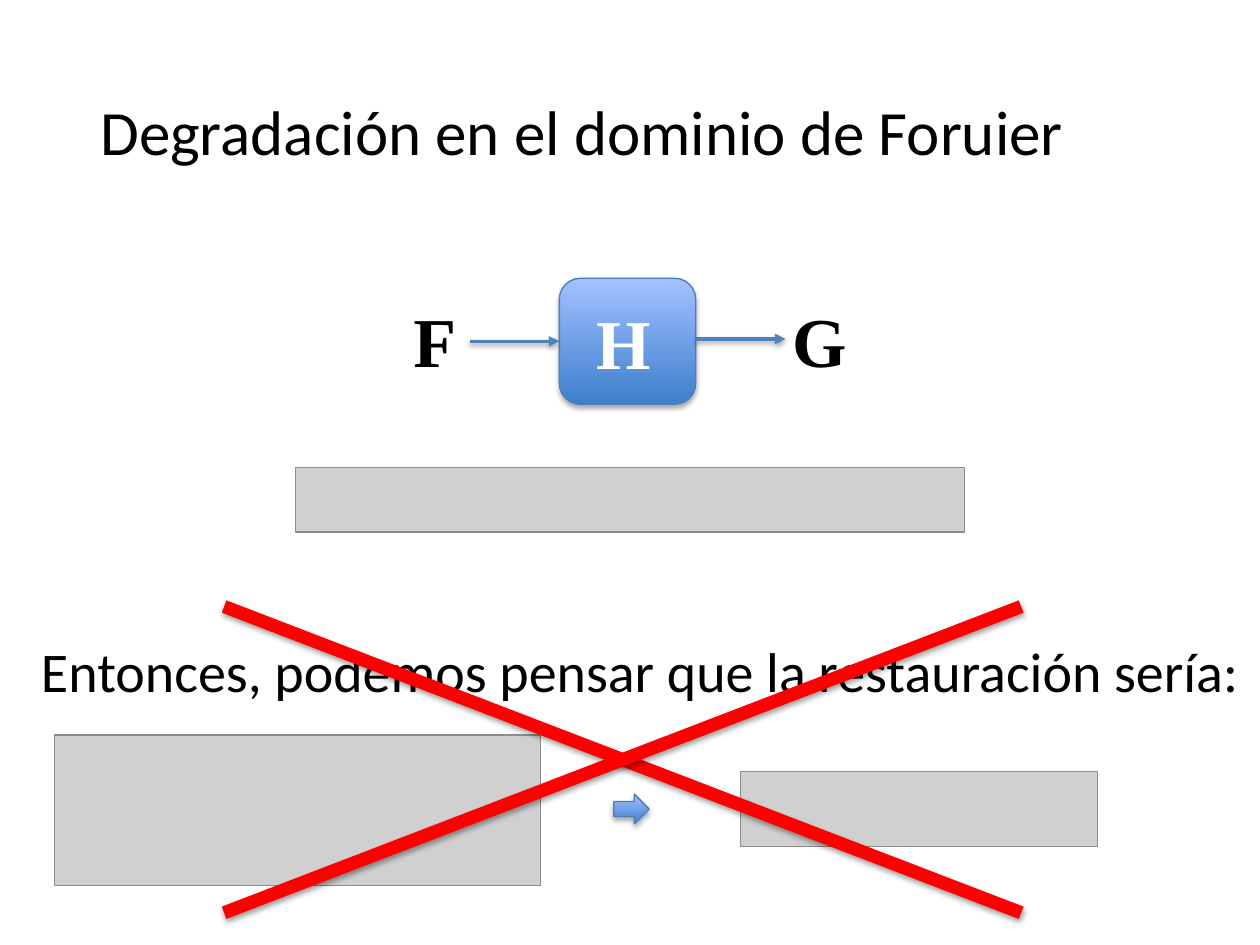
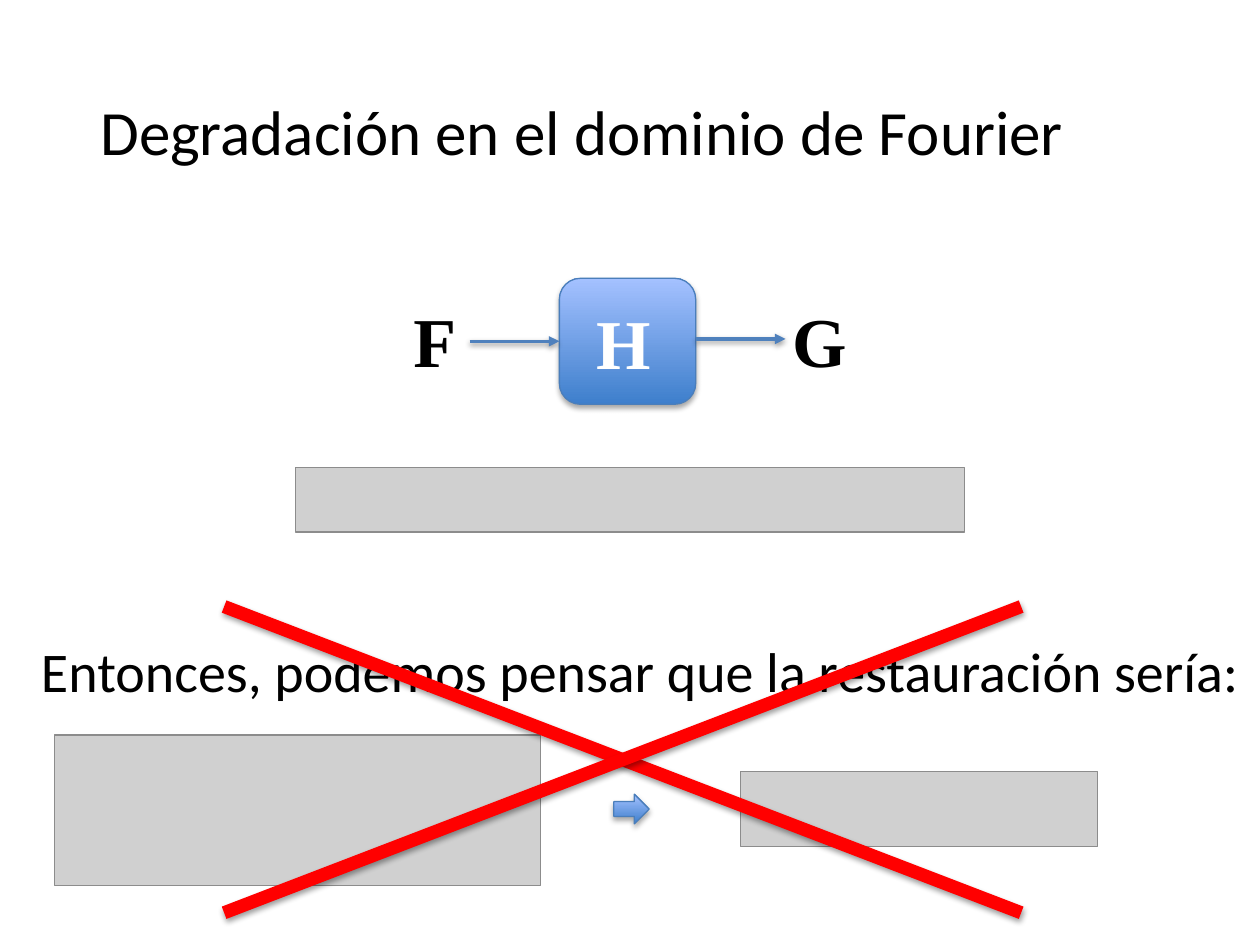
Before and after one commit to domingomery/imagenes, a slide deck: slide 2 of clases/Cap06_Restauracion/presentations/IMG06_Deconvolution.pptx. Drawn at 1260x945 pixels with LibreOffice and Linux fonts; fonts in the diff are those of the drawing; grey boxes stand for pictures. Boxes give left, top, right and bottom in pixels: in the first picture for what was removed or moved away, otherwise in the second. Text is boxed around its words. In the diff, an @@ line names an element or a change of style, - is before the commit and + after.

```diff
--- a/clases/Cap06_Restauracion/presentations/IMG06_Deconvolution.pptx
+++ b/clases/Cap06_Restauracion/presentations/IMG06_Deconvolution.pptx
@@ text at (100, 111, 1063, 166): text changed @@
-Degradación en el dominio de Foruier
+Degradación en el dominio de Fourier
```
Also in this commit, not shown: 2 other slides changed, 18 other files.
